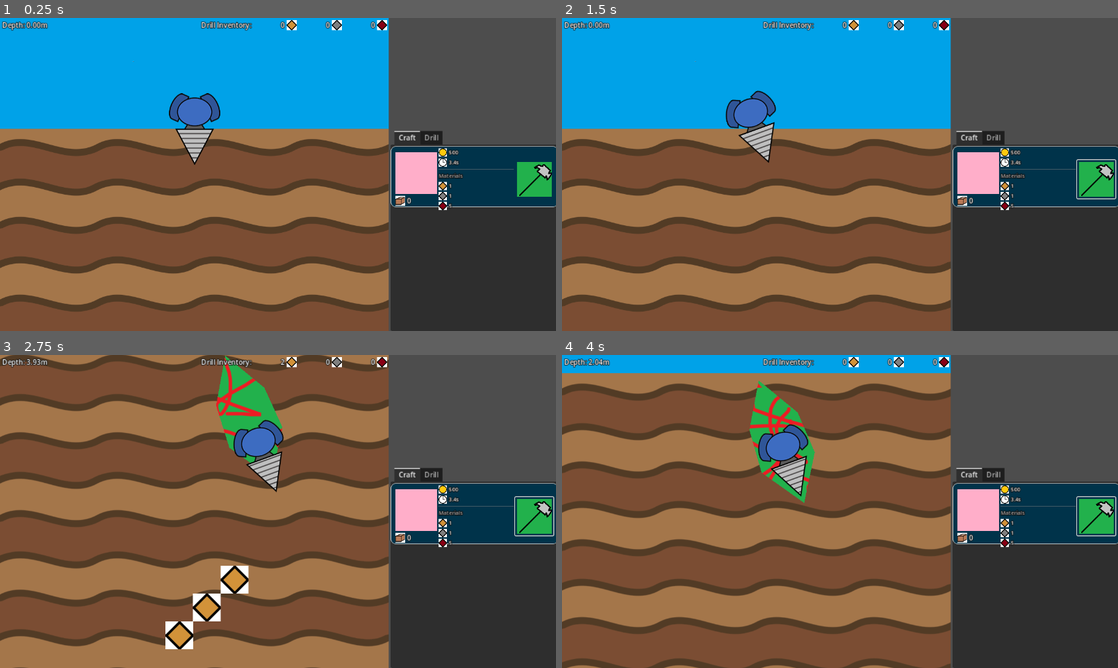
Above: before the commit, frames 1-4 (two rows, left to right).
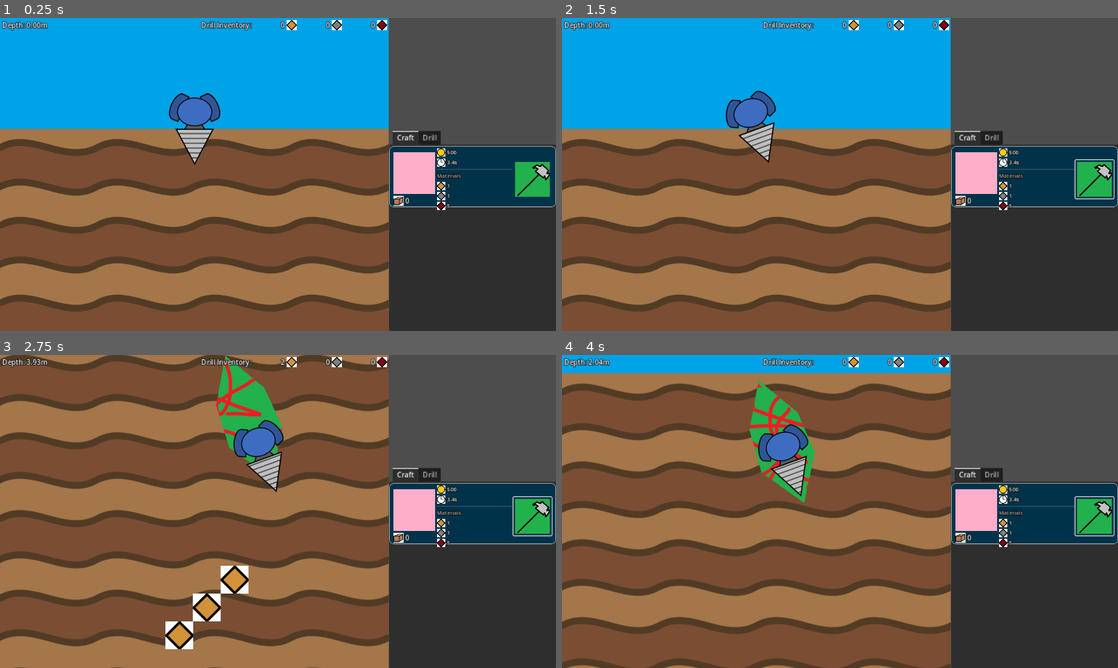
Above: after the commit, the same moments.

Repository: aNotSoCleverName/mechanicore
Game: Godot game, scene res://Main.tscn
The game is run twice, just before and just after one commit, with the same random seed, the same clock (stepped at 60 frames per second) and the same inputs.
Inputs (mouse positions are in pixels of both pictures, inside the frame that each line leads up to):
- Up to frame 1 (0.25 s): no input
- Up to frame 2 (1.5 s): click (1095, 180) at 0.5 s; tap Enter (ui_accept) at 1.25 s; hold Right (ui_right) from 1.28 s (still down); tap R at 1.35 s
- Up to frame 3 (2.75 s): tap Enter (ui_accept) at 1.52, 2.27 s; release Right (ui_right) at 2.03 s; hold Left (ui_left) from 2.03 s (still down); tap R at 2.1 s
- Up to frame 4 (4 s): release Left (ui_left) at 2.78 s; hold Right (ui_right) from 2.78 s (still down); tap R at 2.85, 3.6 s; tap Enter (ui_accept) at 3.5, 3.77 s

The runs differ from the first frame. In frame 1, 1.0% of the frame differs, in the area x 70-100%, y 36-100%; in frame 2, 1.1%; in frame 3, 1.1%; in frame 4, 1.1%.

Commit message:
Fixed bug where there was a gap between endless run viewport and base viewport

Diff:
--- a/Main.tscn
+++ b/Main.tscn
@@ -13,6 +13,7 @@
 [node name="Main" type="HBoxContainer"]
 offset_right = 1284.0
 offset_bottom = 720.0
+theme_override_constants/separation = 0
 
 [node name="Endless Run Container" type="SubViewportContainer" parent="."]
 layout_mode = 2
